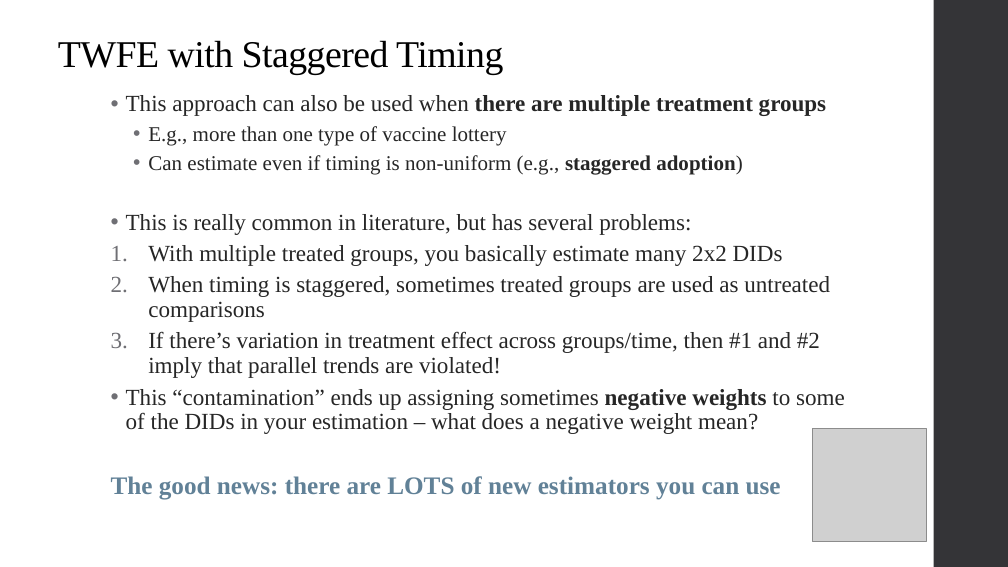
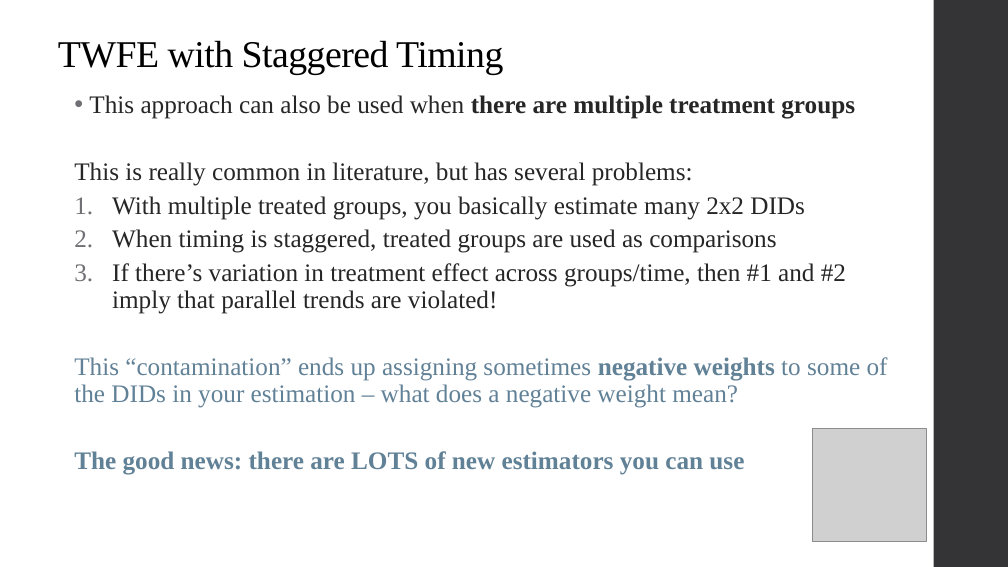
Before and after one commit to qiufei/fork-HAD5744, a slide deck: slide 51 of Lecture09_DifferenceinDifferences/Lecture9_DiD_2022F.pptx (slide 44 before the commit). Drawn at 1008x567 pixels with LibreOffice and Linux fonts; fonts in the diff are those of the drawing; grey boxes stand for pictures. Boxes give left, top, right and bottom in pixels: in the first picture for what was removed or moved away, otherwise in the second. Text is boxed around its words. In the diff, an @@ line names an element or a change of style, - is before the commit and + after.

```diff
--- a/Lecture09_DifferenceinDifferences/Lecture9_DiD_2022F.pptx
+++ b/Lecture09_DifferenceinDifferences/Lecture9_DiD_2022F.pptx
@@ text "This approach can also be ...": place and size @@
-text "This approach can also be ..." at [111, 95, 845, 500]
+text "This approach can also be ..." at [74, 95, 888, 475]
@@ text at [74, 95, 888, 408]: size 22 to 24 pt in "This approach can also be used when ...", "This is really common in literature, but ...", "With multiple treated groups, you basically estimate ...", "If there’s variation in treatment effect across ..." and 1 more places; text colour #262626 to #618197 in "This “contamination” ends up assigning sometimes negative ..."; bullet • to none @@
@@ text at [148, 126, 743, 175]: paragraphs removed @@
-    • E.g., more than one type of vaccine lottery
-    • Can estimate even if timing is non-uniform (e.g., staggered adoption)
@@ text at [112, 229, 776, 253]: text changed; size 22 to 24 pt @@
-  2. When timing is staggered, sometimes treated groups are used as untreated comparisons
+  2. When timing is staggered, treated groups are used as comparisons
```
Also in this commit, not shown: 22 other slides changed, 7 slides added, 9 other files.
